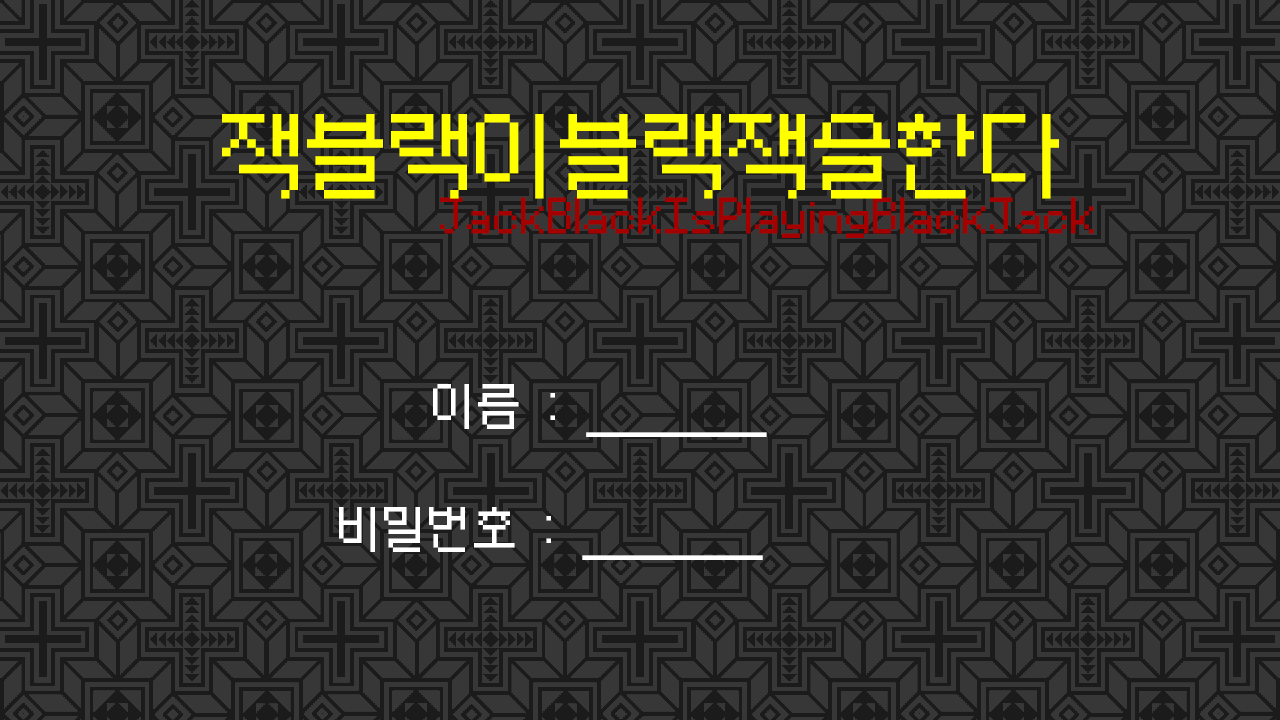
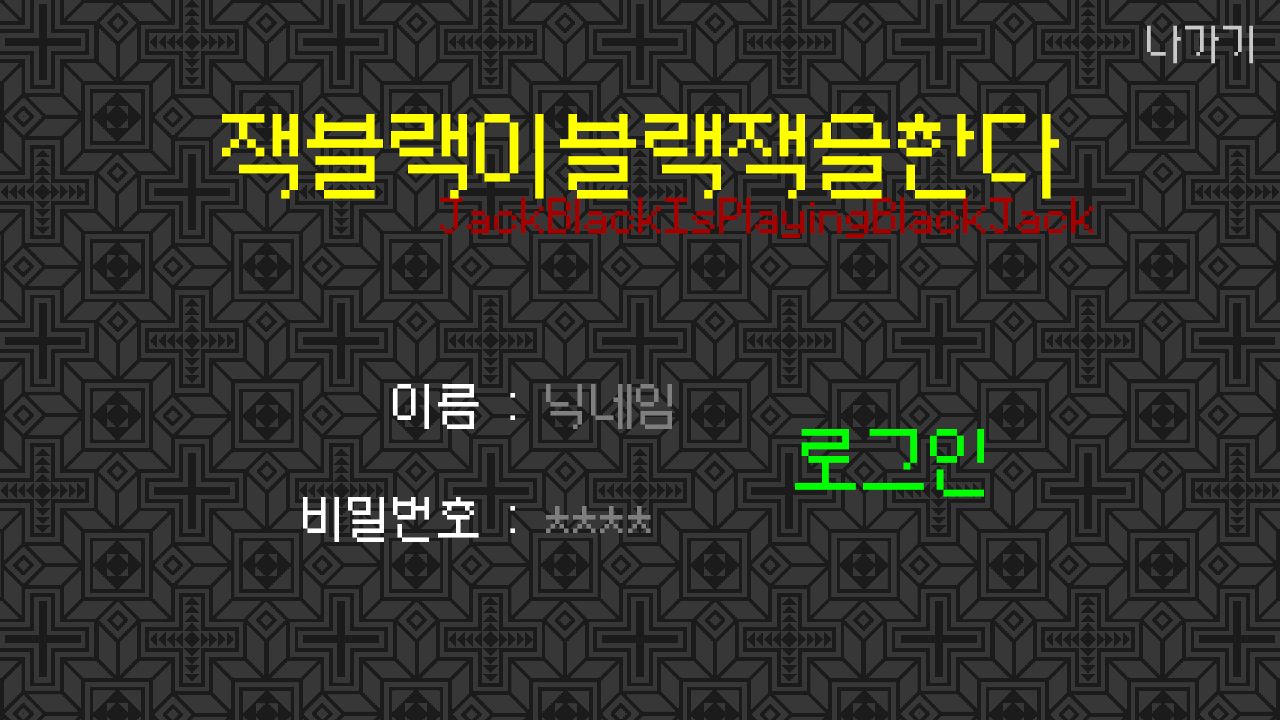
Before/after of a (1280, 720) layered artwork. What changed in the layer stack:
showed "나가기" over <box>1147,25,1253,64</box>
renamed "이름 :" to "이름 : 닉네임", painted on it over <box>393,384,767,437</box>
renamed "비밀번호 :" to "비밀번호 : ****", painted on it over <box>303,497,763,560</box>
renamed "시작" to "로그인", showed it, painted on it over <box>795,429,984,497</box>
